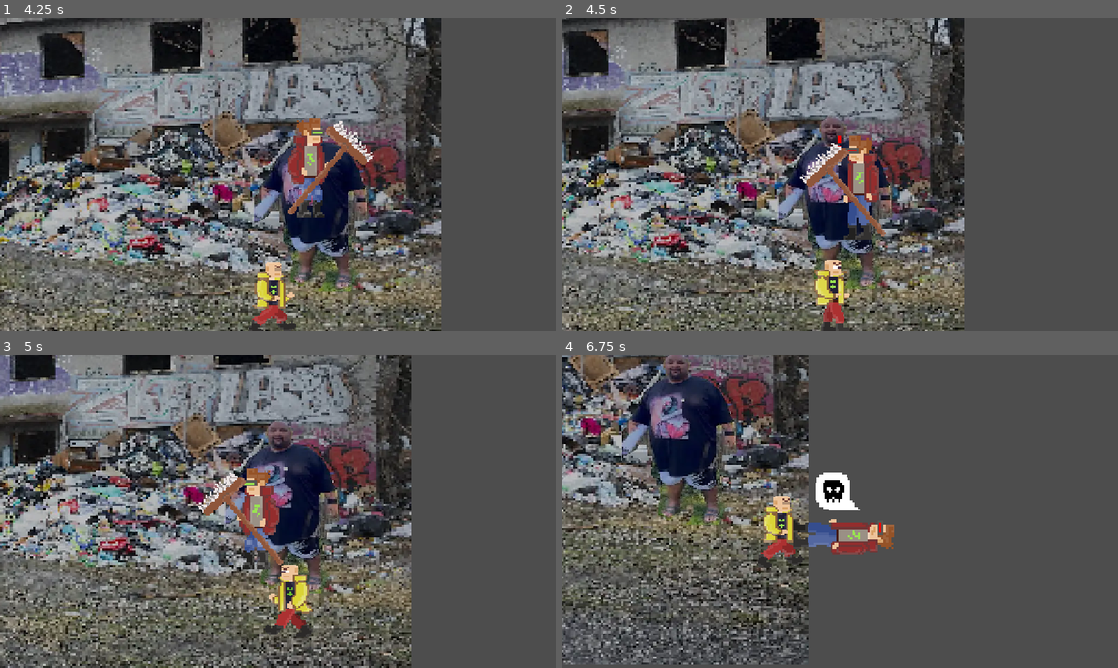
Above: before the commit, frames 1-4 (two rows, left to right).
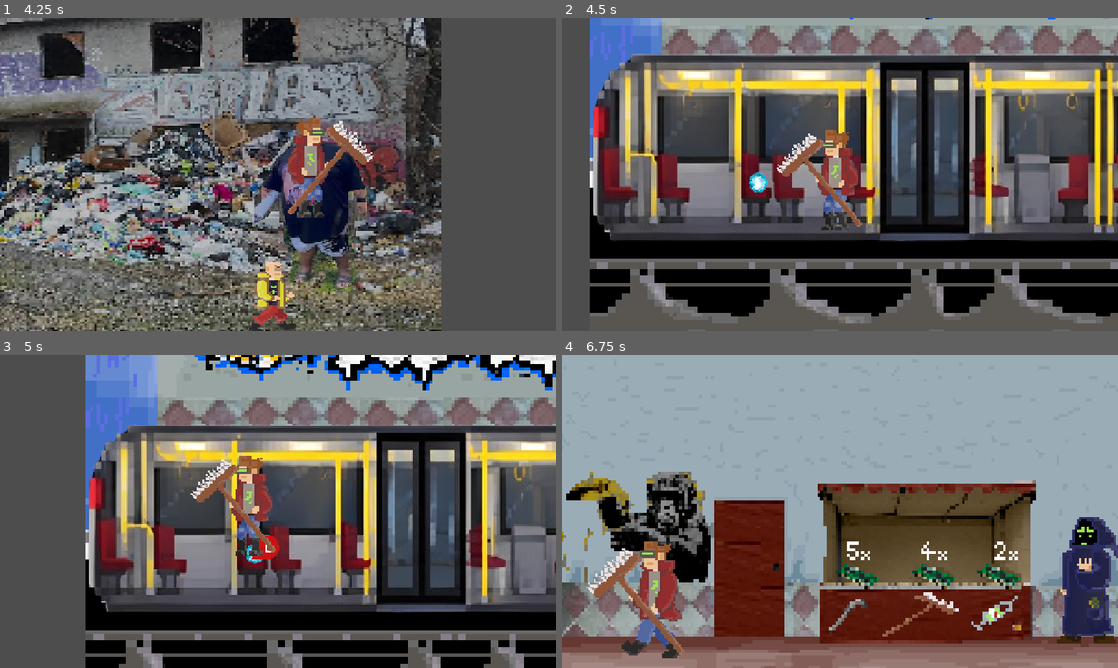
Above: after the commit, the same moments.

Repository: NetoCZ/Metro
Game: Godot game, scene res://Scenes/nextnext.tscn
Two runs of this game, one before a commit and one after it. Both use one fixed random seed, a clock stepped at 60 frames per second and the inputs below. This scene is started directly instead of the project's main scene.
Inputs:
- Up to frame 1 (4.25 s): hold F (attack) 0.53-1.28 s; hold D (move_right) 0.53-2.03 s; tap Space (move_jump) at 0.77, 1.52, 3.02, 3.77 s; tap P (hurt) at 1.35 s; hold A (move_left) 2.03-2.78 s; hold E 2.03-2.78 s; hold D (move_right) from 2.78 s (still down); tap F (attack) at 2.85 s; hold P (hurt) from 3.53 s (still down)
- Up to frame 2 (4.5 s): release D (move_right) at 4.28 s; release P (hurt) at 4.28 s; hold A (move_left) from 4.28 s (still down); tap E at 4.35 s
- Up to frame 3 (5 s): keep holding A (move_left); tap Space (move_jump) at 4.52 s
- Up to frame 4 (6.75 s): release A (move_left) at 5.03 s; hold D (move_right) 5.03-5.78 s; hold F (attack) 5.03-5.78 s; hold A (move_left) from 5.78 s (still down); tap P (hurt) at 5.85 s; tap Space (move_jump) at 6.02 s; hold E from 6.53 s (still down)

Frame 1 is identical in both runs. In frame 2, 82% of the frame differs, in the area x 0-100%, y 0-100%; in frame 3, 83%; in frame 4, 97%.

Commit message:
sex karec

Diff:
--- a/Scenes/nextnext.tscn
+++ b/Scenes/nextnext.tscn
@@ -57,28 +57,30 @@
 position = Vector2(772, 4)
 
 [node name="Kara" type="Area2D" parent="Enemy" unique_id=1772509377]
+position = Vector2(37, -165)
 script = ExtResource("4_t5oyf")
 
 [node name="CollisionShape2D" type="CollisionShape2D" parent="Enemy/Kara" unique_id=1020523580]
-position = Vector2(-592, -36)
+position = Vector2(-8.931335, 108.68187)
 shape = SubResource("RectangleShape2D_b4qop")
 
 [node name="AnimatedSprite2D" type="AnimatedSprite2D" parent="Enemy/Kara" unique_id=1637819360]
-position = Vector2(-597.292, -36.841)
+position = Vector2(-14.223389, 107.84085)
 scale = Vector2(6.177666, 4.856581)
 sprite_frames = SubResource("SpriteFrames_t5oyf")
 autoplay = "default"
 frame_progress = 0.38343653
 
 [node name="Popus" type="Sprite2D" parent="Enemy/Kara" unique_id=1700727363]
-position = Vector2(-457, -101)
+position = Vector2(126.068665, 43.68187)
 scale = Vector2(1.8650002, 2.1099997)
 texture = ExtResource("4_0udi0")
 
 [node name="Area2D" type="Area2D" parent="Enemy/Kara" unique_id=1201621589]
+position = Vector2(-3.931366, 33.68187)
 script = ExtResource("8_y5f17")
 next_scene = "uid://b7gaq4pasrate"
 
 [node name="CollisionShape2D" type="CollisionShape2D" parent="Enemy/Kara/Area2D" unique_id=1080795656]
-position = Vector2(-592.75, -37)
+position = Vector2(-5.75, 99)
 shape = SubResource("RectangleShape2D_6cy5s")
